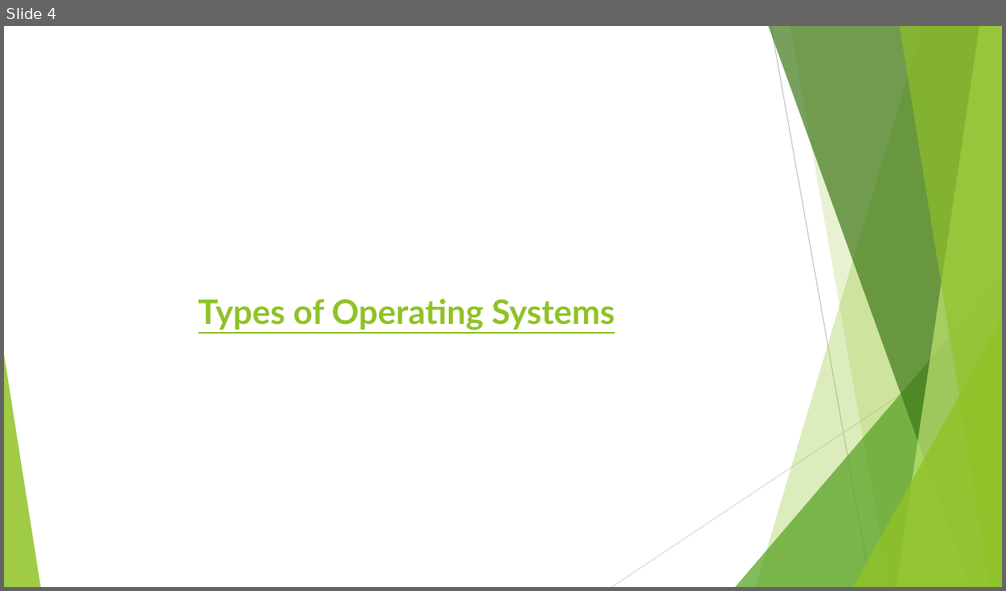
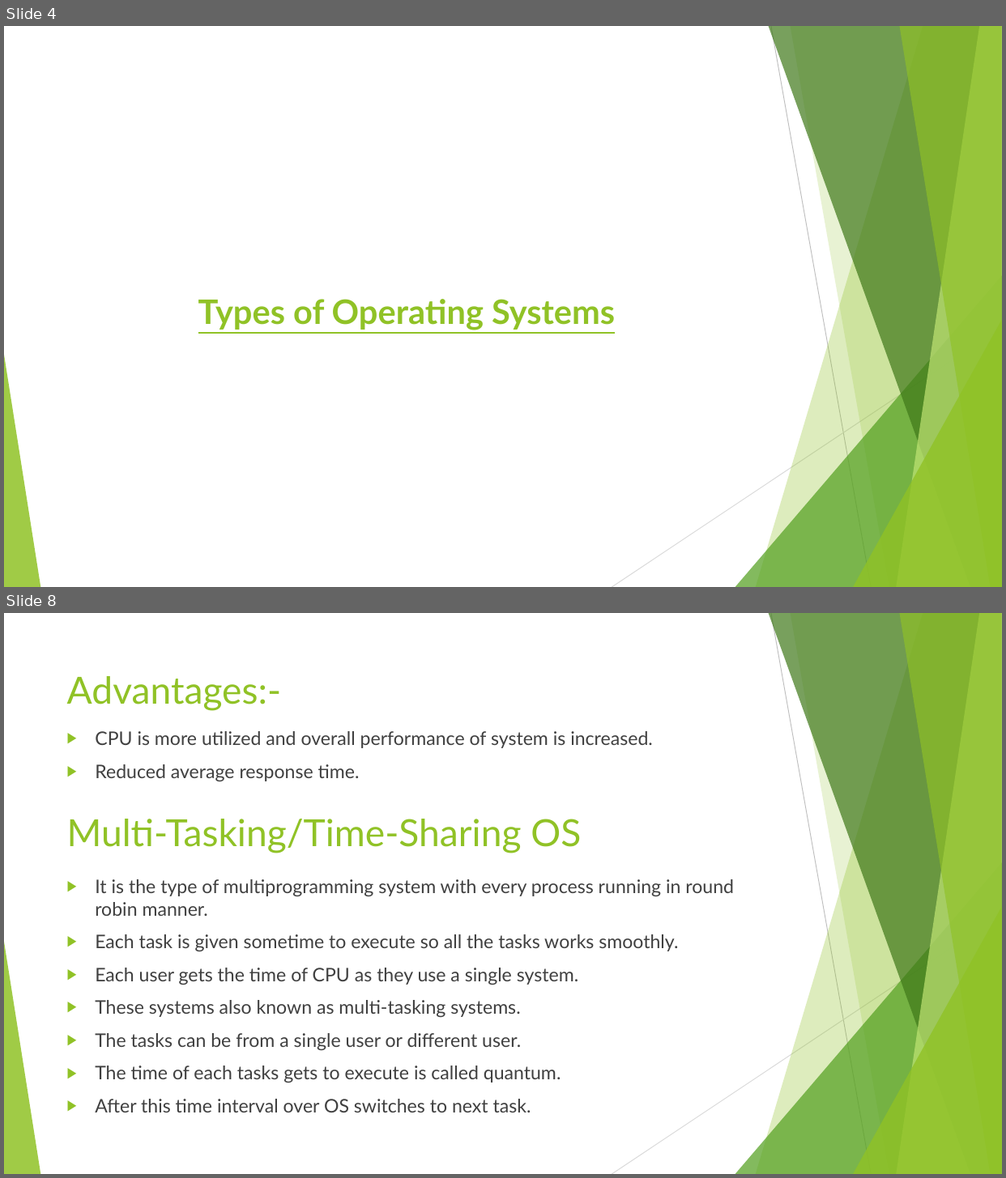
Before and after one commit to jasjaseemkp/DevOps, a slide deck: Operating System Basics/Operating Systems Basics.pptx. Shown one above the other, each under a label of ours: slide 4 before the commit, slides 4 and 8 after it; the slides between them are not shown. The pictures are 1006x591 and 1006x1178 pixels, drawn with LibreOffice and Linux fonts; fonts in the diff are those of the drawing. Boxes give left, top, right and bottom in pixels: in the first picture for what was removed or moved away, otherwise in the second. Text is boxed around its words. In the diff, an @@ line names an element or a change of style, - is before the commit and + after.

Commit message:
Operating systems basics is modified 29/03/2025

```diff
--- a/Operating System Basics/Operating Systems Basics.pptx
+++ b/Operating System Basics/Operating Systems Basics.pptx
@@ slide 8 added at <box>4,613,1002,1174</box>, background #FFFFFF; not listed: 10 template elements that a slide beside it also shows @@
@@ title added at <box>67,676,282,711</box>, 36 pt, text #90C226 @@
+Advantages:-
@@ text added at <box>95,731,653,781</box>, 18 pt, text #404040 @@
+▶ CPU is more utilized and overall performance of system is increased.
+▶ Reduced average response time.
@@ text added at <box>67,819,581,854</box>, 36 pt, text #90C226 @@
+Multi-Tasking/Time-Sharing OS
@@ text added at <box>95,879,734,1113</box>, 18 pt, text #404040 @@
+▶ It is the type of multiprogramming system with every process running in round robin manner.
+▶ Each task is given sometime to execute so all the tasks works smoothly.
+▶ Each user gets the time of CPU as they use a single system.
+▶ These systems also known as multi-tasking systems.
+▶ The tasks can be from a single user or different user.
+▶ The time of each tasks gets to execute is called quantum.
+▶ After this time interval over OS switches to next task.
```
Also in this commit, not shown: 11 other slides added.
